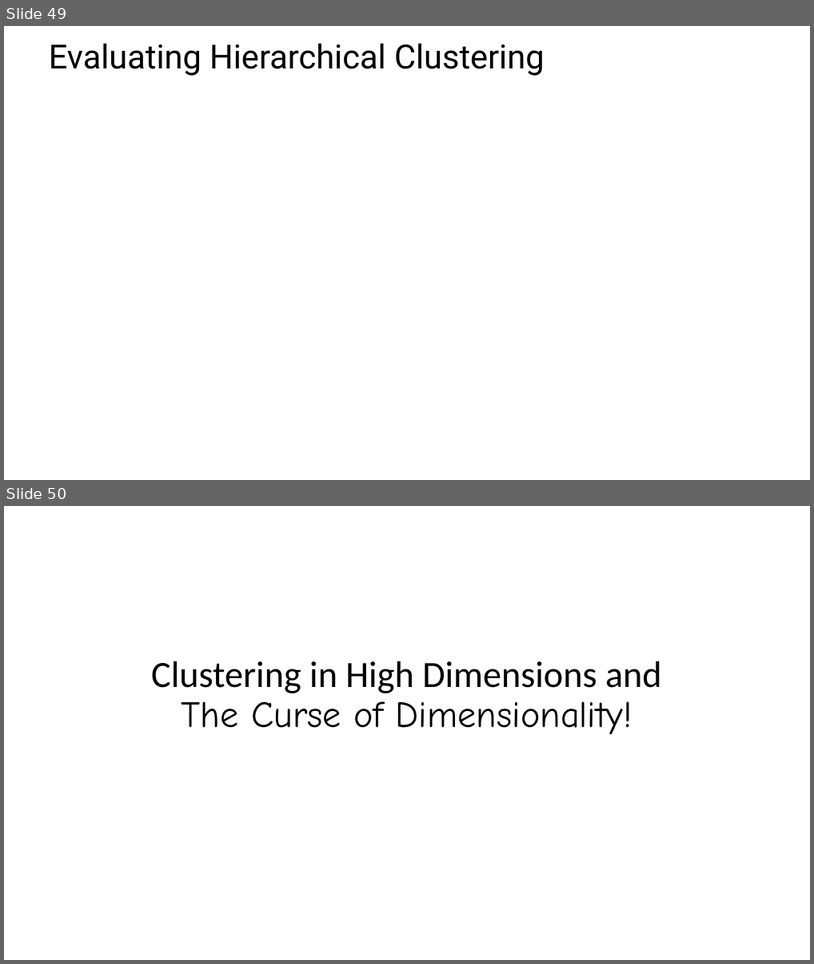
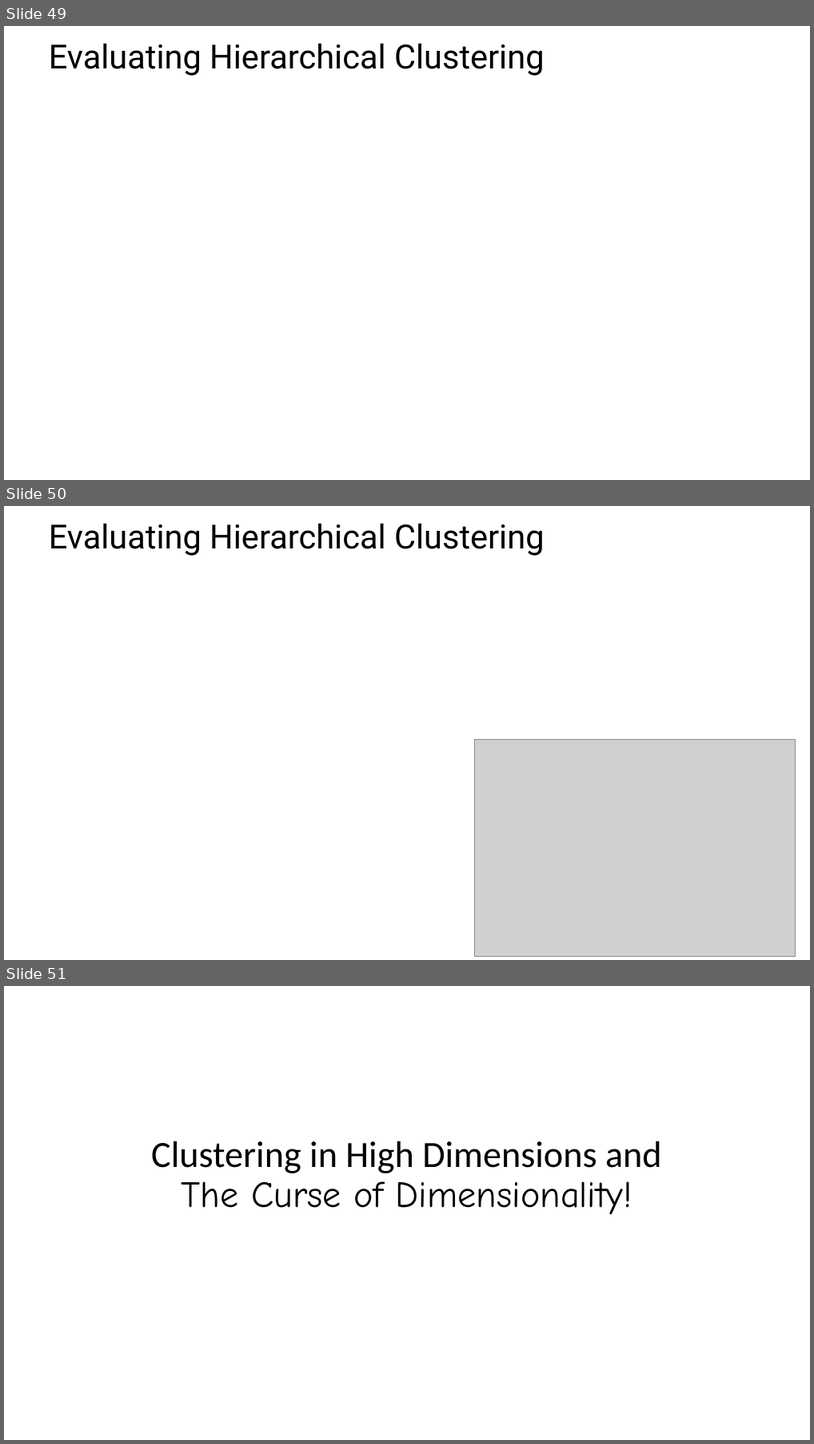
Before and after one commit to StephenElston/CSCI-E-108, a slide deck: slides/9_IntroductionToClustering.pptx. Shown one above the other, each under a label of ours: slides 49 and 50 before the commit, slides 49, 50 and 51 after it. The pictures are 814x964 and 814x1444 pixels, drawn with LibreOffice and Linux fonts; fonts in the diff are those of the drawing; grey boxes stand for pictures. Boxes give left, top, right and bottom in pixels: in the first picture for what was removed or moved away, otherwise in the second. Text is boxed around its words. In the diff, an @@ line names an element or a change of style, - is before the commit and + after.

Commit message:
Minor updates to the slides

```diff
--- a/slides/9_IntroductionToClustering.pptx
+++ b/slides/9_IntroductionToClustering.pptx
@@ slide 50 added at (4, 506, 810, 960), background #FFFFFF @@
@@ title added at (49, 523, 545, 556), 39.6 pt, text #000000 @@
+Evaluating Hierarchical Clustering
@@ picture added at (475, 739, 797, 956) @@
@@ what was slide 50 is now slide 51 @@
```
